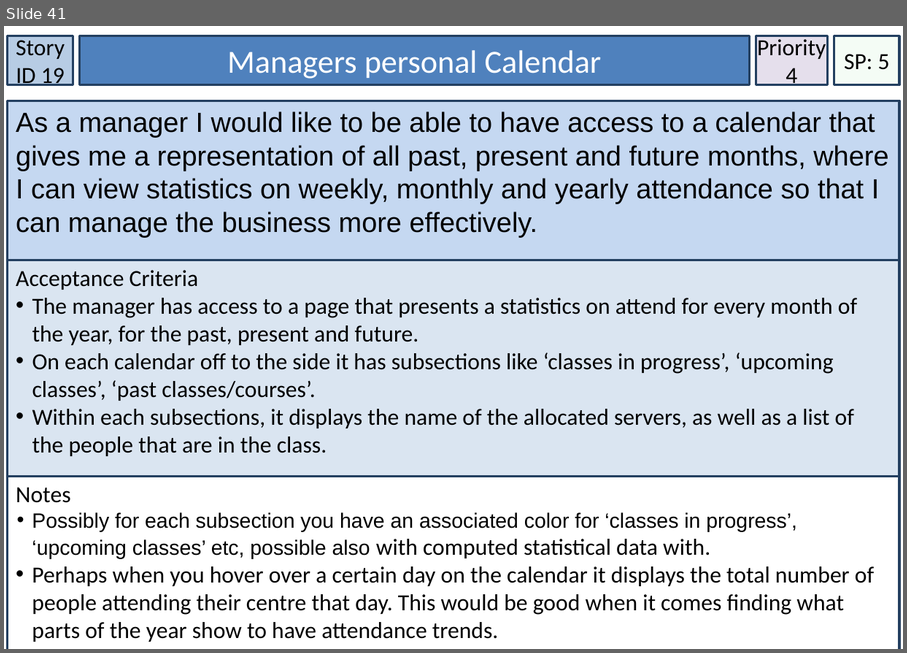
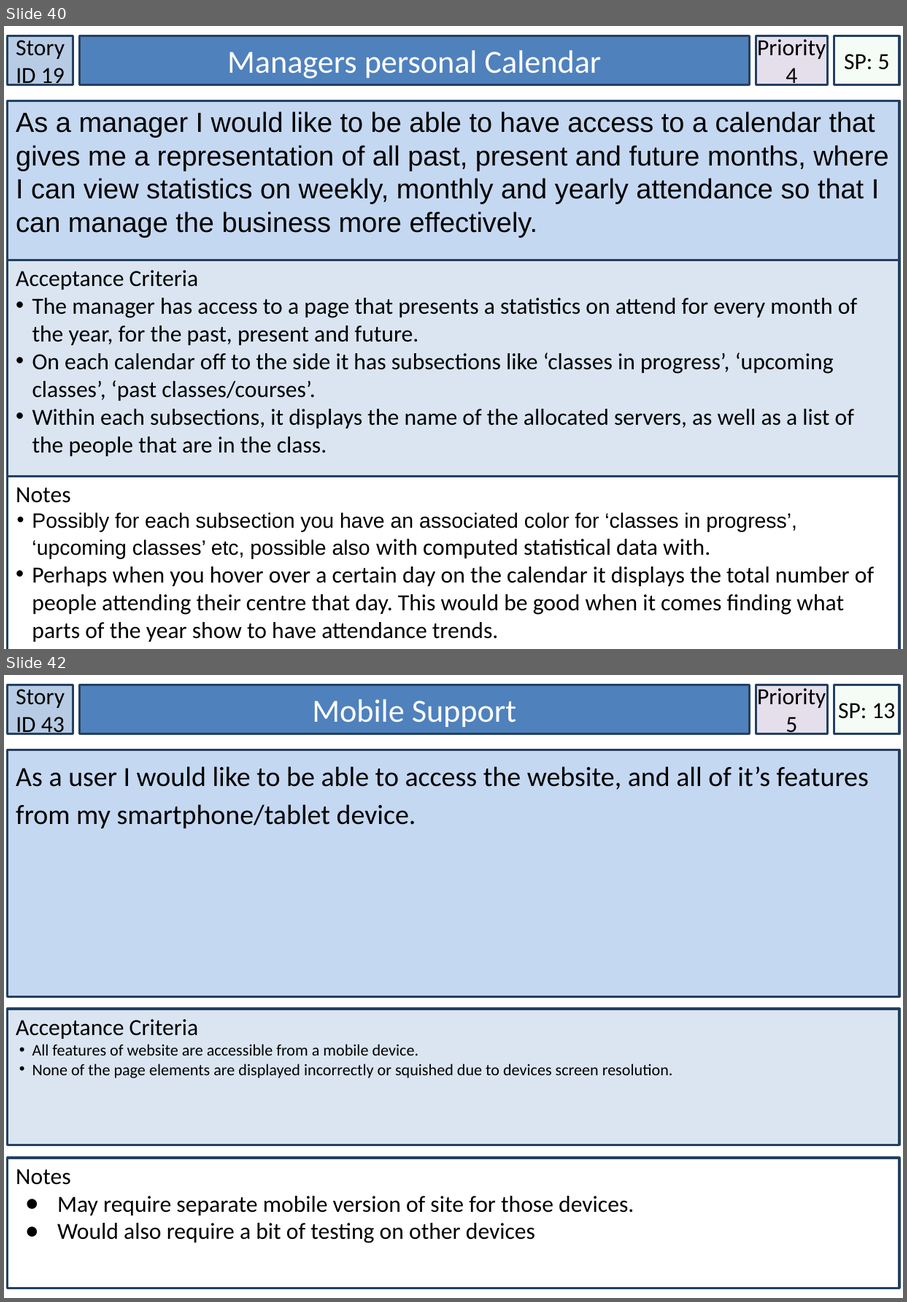
Before and after one commit to tross78/IFB299, a slide deck: User Stories.pptx. Shown one above the other, each under a label of ours: slide 41 before the commit, slides 40 and 42 after it; the slides between them are not shown. The pictures are 907x653 and 907x1302 pixels, drawn with LibreOffice and Linux fonts; fonts in the diff are those of the drawing. Boxes give left, top, right and bottom in pixels: in the first picture for what was removed or moved away, otherwise in the second. Text is boxed around its words. In the diff, an @@ line names an element or a change of style, - is before the commit and + after.

```diff
--- a/User Stories.pptx
+++ b/User Stories.pptx
@@ slide 42 added at [4, 675, 903, 1298], background #FFFFFF @@
@@ rectangle added at [8, 685, 73, 734], fill #B7CCE4, outline #244061 2 pt, 20 pt, text #000000 @@
+Story ID 43
@@ rectangle added at [80, 685, 750, 734], fill #4F81BD, outline #244061 2 pt, 28 pt, text #FFFFFF @@
+Mobile Support
@@ rectangle added at [757, 685, 829, 734], fill #E5DFEC, outline #244061 2 pt, 20 pt, text #000000 @@
+Priority
+5
@@ rectangle added at [835, 685, 900, 734], fill #CCF0CD at 20% opacity, outline #244061 2 pt, 20 pt, text #000000 @@
+SP: 13
@@ rectangle added at [8, 749, 900, 996], fill #C5D8F1, outline #244061 2 pt, 24 pt, text #000000 @@
+As a user I would like to be able to access the website, and all of it’s features from my smartphone/tablet device.
@@ rectangle added at [8, 1009, 900, 1145], fill #DAE5F1, outline #244061 2 pt, 14 pt, text #000000 @@
+Acceptance Criteria
+• All features of website are accessible from a mobile device.
+• None of the page elements are displayed incorrectly or squished due to devices screen resolution.
@@ rectangle added at [8, 1158, 900, 1288], fill #FFFFFF, outline #244061 2 pt, 20 pt, text #000000 @@
+Notes
+● May require separate mobile version of site for those devices.
+● Would also require a bit of testing on other devices
@@ what was slide 41 is now slide 40 @@
```
Also in this commit, not shown: 10 slides changed, 1 other slide added, 1 slide removed, 1 other file.
